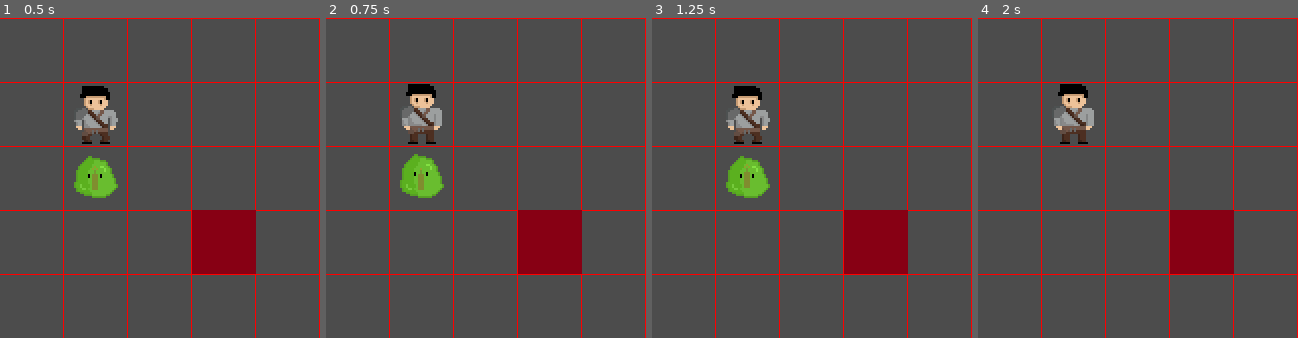
Above: before the commit, frames 1-4 (left to right).
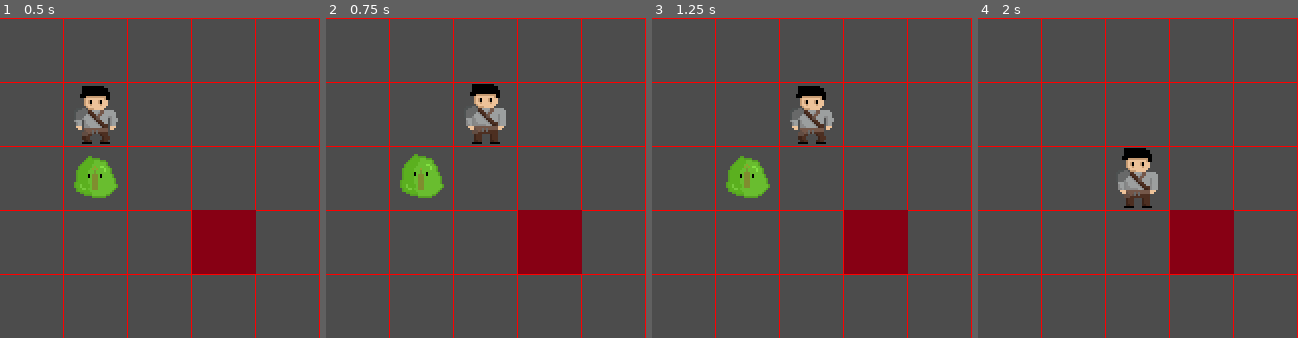
Above: after the commit, the same moments.

Repository: Eranot/LudumDare43
Game: Godot game, scene res://Engine/Main.tscn
The game is run twice, just before and just after one commit, with the same random seed, the same clock (stepped at 60 frames per second) and the same inputs. Before the commit the project has no main scene; this scene is started directly in both runs.
Inputs (mouse positions are % of the whole screen's width and height, from its top left):
- Up to frame 1 (0.5 s): no input
- Up to frame 2 (0.75 s): move the mouse to (15, 15) at 0.52 s; hold Right (ui_right) from 0.53 s (still down); click (15, 15) at 0.6 s
- Up to frame 3 (1.25 s): keep holding Right (ui_right); tap Space (ui_select) at 0.77 s
- Up to frame 4 (2 s): move the mouse to (15, 25) at 1.27 s; release Right (ui_right) at 1.28 s; hold Down (ui_down) from 1.28 s (still down); click (15, 25) at 1.35 s; tap Space (ui_select) at 1.52 s
The pictures show only the part of the screen within x 0-50%, y 0-50%; the shares and areas given below are measured in that part.

Frame 1 is identical in both runs. In frame 2, 3.3% of the frame differs, in the area x 23-57%, y 20-40%; in frame 3, 3.1%; in frame 4, 3.3%.

Commit message:
Changing select characters

Diff:
--- a/Engine/Grid.gd
+++ b/Engine/Grid.gd
@@ -18,6 +18,7 @@
 	COLLECTIBLE
 }
 
+var allObjects = []
 
 func _ready():
 	screensize = get_viewport_rect().size;
@@ -27,9 +28,17 @@
 		for y in range(grid_size.y):
 			grid[x].append(null);
 
-	add_new_object(player, 1, 1, ENTITY_TYPES.PLAYER);
-	add_new_object(slime, 1, 2, ENTITY_TYPES.PLAYER);
-	add_new_object(obstacle, 3, 3, ENTITY_TYPES.OBSTACLE);
+	var _player = player.instance()
+	var _slime = slime.instance()
+
+	add_new_object(_player, 1, 1, ENTITY_TYPES.PLAYER);
+	add_new_object(_slime, 1, 2, ENTITY_TYPES.PLAYER);
+	add_new_object(obstacle.instance(), 3, 3, ENTITY_TYPES.OBSTACLE);
+
+	allObjects.append(_player)
+	allObjects.append(_slime)
+
+	selectObject(_player)
 
 
 func _draw():
@@ -39,16 +48,24 @@
 	for y in range(grid_size.y):
 		draw_line(Vector2(y * tile_size.y, 0), Vector2(y * tile_size.y, screensize.y), Color(255,0,0))
 
+func _process(delta):
+	if(Input.is_action_just_pressed("ui_mouse_left")):
+		for obj in allObjects:
+			if obj.isHovered():
+				selectObject(obj)
 
-func add_new_object(new_object, pos_x, pos_y, type):
+func add_new_object(new_instance, pos_x, pos_y, type):
 	if(cell_exists(pos_x,pos_y)):
 		if(cell_is_empty(pos_x,pos_y)):
-			var new_instance = new_object.instance();
 			new_instance.position = Vector2(pos_x * tile_size.x + half_tile_size.x, pos_y * tile_size.y + half_tile_size.y);
 			grid[pos_x][pos_y] = type;
 			call_deferred("add_child", new_instance);
 			new_instance.grid_pos_x = pos_x;
 			new_instance.grid_pos_y = pos_y;
+
+func selectObject(object):
+	for obj in allObjects:
+		obj.SELECTED = object == obj
 
 func cell_is_empty(pos_x, pos_y):
 	if(grid[pos_x][pos_y] == null):
--- a/Player/Player.gd
+++ b/Player/Player.gd
@@ -17,12 +17,6 @@
 	$AnimatedSprite.play("default");
 
 func _physics_process(delta):
-
-	if(Input.is_action_just_pressed("ui_mouse_left")):
-		if(HOVERED):
-			SELECTED = true;
-		else:
-			SELECTED = false;
 
 	direction = dir.CENTER;
 	if(SELECTED):
@@ -71,3 +65,6 @@
 
 func _on_Player_mouse_exited():
 	HOVERED = false;
+
+func isHovered():
+	return HOVERED
--- a/Player/Slime.gd
+++ b/Player/Slime.gd
@@ -20,11 +20,6 @@
 
 func _physics_process(delta):
 
-	if(Input.is_action_just_pressed("ui_mouse_left")):
-		if(HOVERED):
-			SELECTED = true;
-		else:
-			SELECTED = false;
 
 	direction = dir.CENTER;
 	if(SELECTED):
@@ -80,3 +75,6 @@
 
 func _on_Slime_mouse_exited():
 	HOVERED = false;
+
+func isHovered():
+	return HOVERED
--- a/project.godot
+++ b/project.godot
@@ -11,6 +11,7 @@
 [application]
 
 config/name="LudumDare43"
+run/main_scene="res://Engine/Main.tscn"
 config/icon="res://icon.png"
 
 [autoload]
